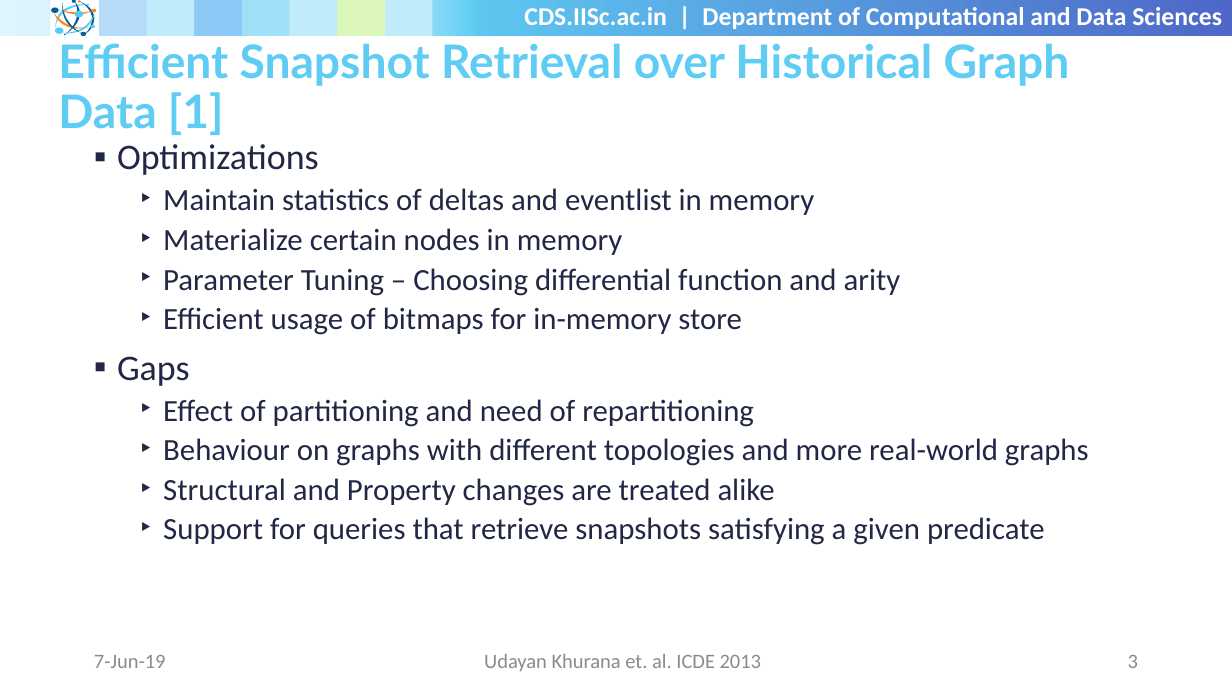
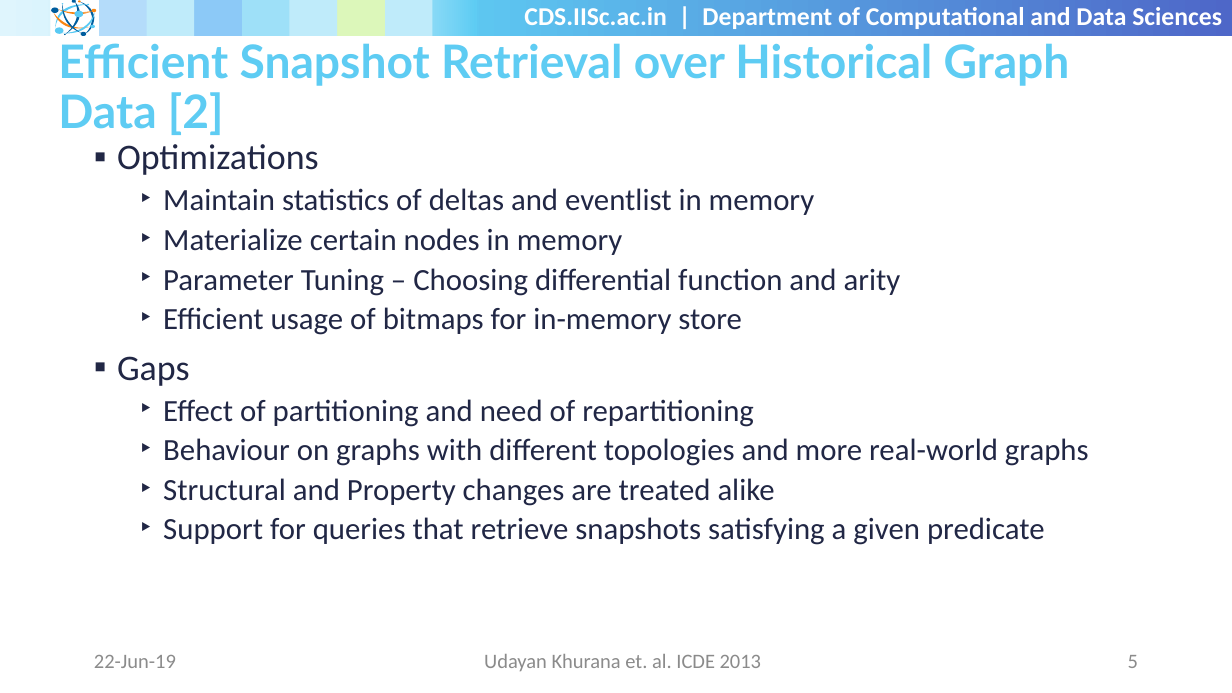
Before and after one commit to shriramrseee/mtech-research, a slide deck: slide 5 of presentations/Presentation 1.pptx (slide 3 before the commit). Drawn at 1232x693 pixels with LibreOffice and Linux fonts; fonts in the diff are those of the drawing; background and template pictures are left out. Boxes give left, top, right and bottom in pixels: in the first picture for what was removed or moved away, otherwise in the second. Text is boxed around its words. In the diff, an @@ line names an element or a change of style, - is before the commit and + after.

```diff
--- a/presentations/Presentation 1.pptx
+++ b/presentations/Presentation 1.pptx
@@ title at (58,43,1070,135): text changed @@
-Efficient Snapshot Retrieval over Historical Graph Data [1]
+Efficient Snapshot Retrieval over Historical Graph Data [2]
@@ text at (94,655,176,668): text changed @@
-7-Jun-19
+22-Jun-19
@@ page number at (1128,655,1138,668): text changed @@
-3
+5
```
Also in this commit, not shown: 3 other slides changed, 13 slides added, 2 slides removed, 8 other files.
